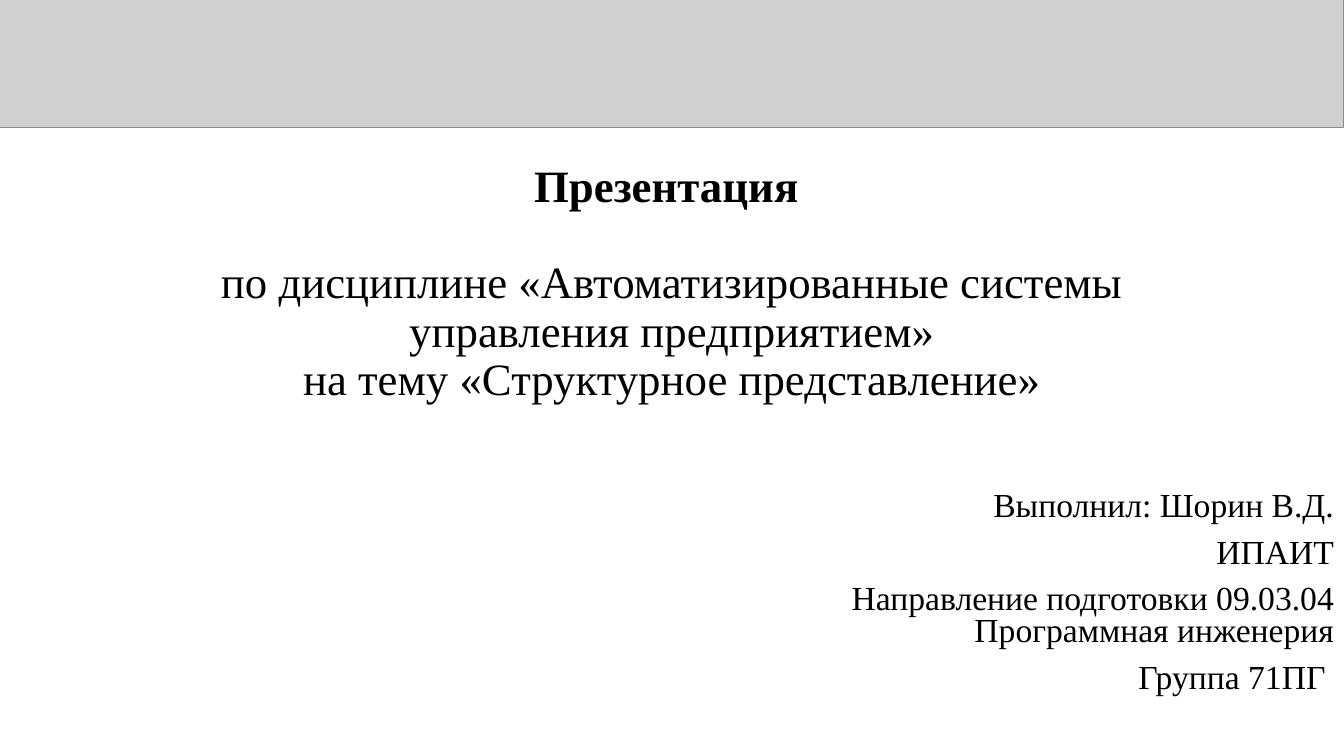
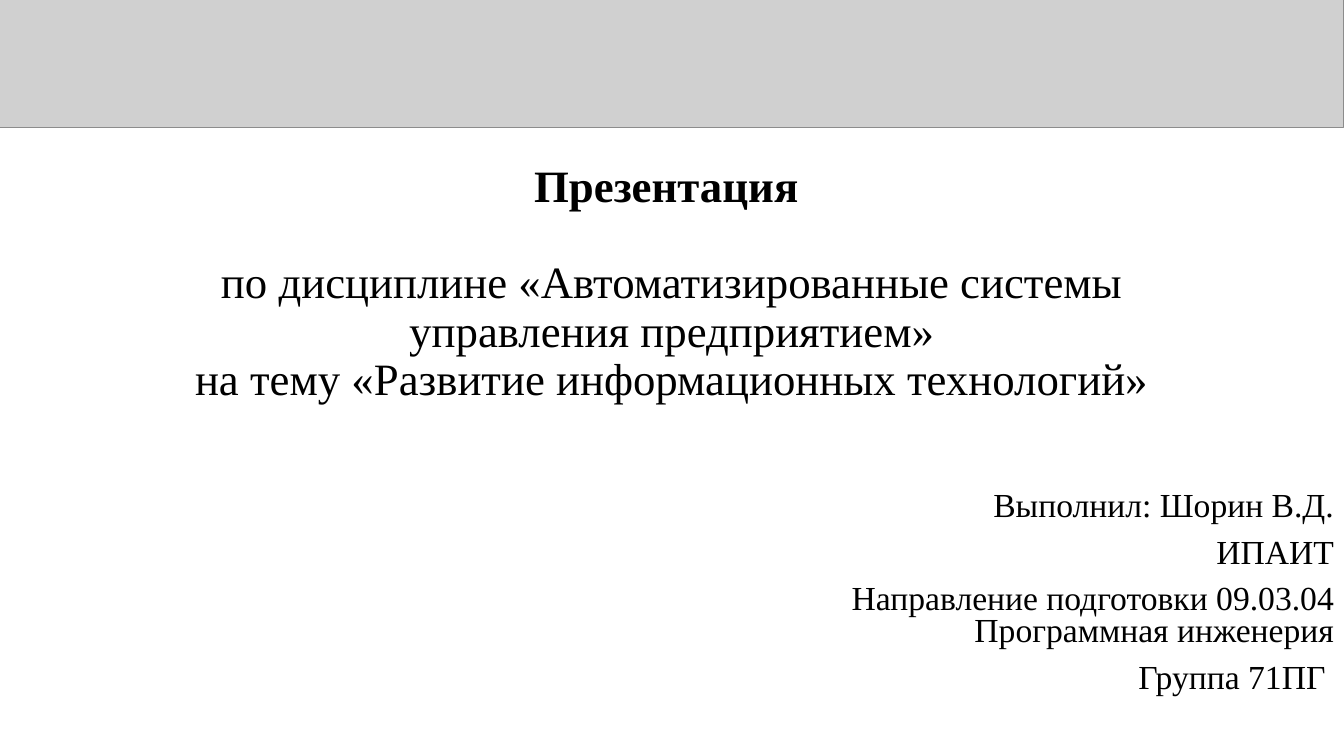
Before and after one commit to Kniger33/Institute, a slide deck: slide 1 of 4 cource/2 sem/АСУП/Лабы/АСУП_Презентация_6_71ПГ_Шорин.pptx. Drawn at 1344x756 pixels with LibreOffice and Linux fonts; fonts in the diff are those of the drawing; grey boxes stand for pictures. Boxes give left, top, right and bottom in pixels: in the first picture for what was removed or moved away, otherwise in the second. Text is boxed around its words. In the diff, an @@ line names an element or a change of style, - is before the commit and + after.

```diff
--- a/4 cource/2 sem/АСУП/Лабы/АСУП_Презентация_6_71ПГ_Шорин.pptx
+++ b/4 cource/2 sem/АСУП/Лабы/АСУП_Презентация_6_71ПГ_Шорин.pptx
@@ title at box(195, 268, 1148, 405): text changed @@
-Презентация
-по дисциплине «Автоматизированные системы управления предприятием»
-на тему «Структурное представление»
+Презентация
+по дисциплине «Автоматизированные системы управления предприятием»
+на тему «Развитие информационных технологий»
```
Also in this commit, not shown: 1 other slide changed, 18 slides added, 22 other files.
